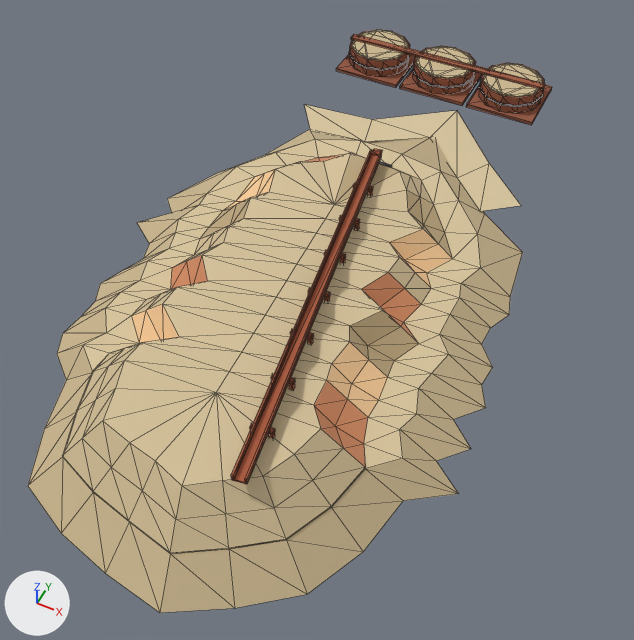
The glTF model public/assets/toycar/set-tailings-dump.glb: old version first, new version second.
Camera for both pictures: a 50 mm lens placed at (8.5, -6.1, 17.8), pointed at (1.1, 8.6, -0.6). Lighting does not change. The marker at lower left points along +X, +Y and +Z. The older version comes first. Mesh edges are drawn as thin lines. Where no turn or scale is listed for an object, it has been applied to the vertices. Vertices at exactly the same position are counted once.

The first picture shows 'dump'.
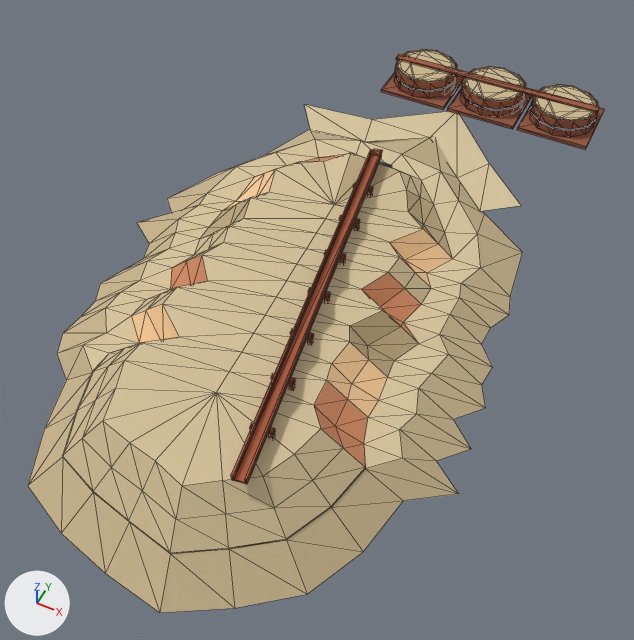
The change in detail:
me_dump is used by ob_dump; location (0.0, 0.0, 0.0).
me_dump had 686 vertices, 1152 faces and spanned x -5.3..6.7, y -0.7..21.7, z -0.1..2.1.
me_dump now has 686 vertices, 1154 faces and spans x -5.3..6.7, y -0.7..21.2, z -0.1..2.1.
me_dump part 1: the loose piece of 8 vertices spanning x -3.4..-1.1, y 19.3..21.7, z 0.0..0.1 is moved by (2.0, -0.5, 0.0).
me_dump part 2: the loose piece of 24 vertices spanning x -3.3..-1.1, y 19.4..21.6, z 0.1..0.7 is moved by (2.0, -0.5, 0.0).
me_dump part 3: the loose piece of 24 vertices spanning x -3.3..-1.2, y 19.5..21.5, z 0.7 is moved by (2.0, -0.5, 0.0).
me_dump part 4: the loose piece of 24 vertices spanning x -3.4..-1.1, y 19.4..21.6, z 0.4 is moved by (2.0, -0.5, 0.0).
me_dump part 5: the loose piece of 8 vertices spanning x -0.9..1.4, y 19.3..21.7, z 0.0..0.1 is moved by (2.0, -0.5, 0.0).
me_dump part 6: the loose piece of 24 vertices spanning x -0.9..1.4, y 19.4..21.6, z 0.1..0.7 is moved by (2.0, -0.5, 0.0).
me_dump part 7: the loose piece of 24 vertices spanning x -0.8..1.3, y 19.5..21.5, z 0.7 is moved by (2.0, -0.5, 0.0).
me_dump part 8: the loose piece of 24 vertices spanning x -0.9..1.4, y 19.4..21.6, z 0.4 is moved by (2.0, -0.5, 0.0).
me_dump part 9: the loose piece of 8 vertices spanning x 1.6..3.9, y 19.3..21.7, z 0.0..0.1 is moved by (2.0, -0.5, 0.0).
me_dump part 10: the loose piece of 24 vertices spanning x 1.6..3.8, y 19.4..21.6, z 0.1..0.7 is moved by (2.0, -0.5, 0.0).
me_dump part 11: the loose piece of 24 vertices spanning x 1.7..3.8, y 19.5..21.5, z 0.7 is moved by (2.0, -0.5, 0.0).
me_dump part 12: the loose piece of 24 vertices spanning x 1.6..3.9, y 19.4..21.6, z 0.4 is moved by (2.0, -0.5, 0.0).
me_dump part 13: the loose piece of 8 vertices spanning x -3.3..3.8, y 20.4..20.6, z 0.7..0.8 is moved by (2.0, -0.5, 0.0).

Location of each change, [x1, y1, x2, y2] in pixels of the pictures (634 x 640 px; the box of a moved part takes in the faces that stretch with it):
'dump', reshaped (10% wider)
    before: [28, 30, 552, 613]
    after: [28, 49, 605, 613]
part 1 of me_dump, moved or reshaped
    before: [336, 54, 416, 87]
    after: [381, 74, 464, 109]
part 2 of me_dump, moved or reshaped
    before: [349, 30, 410, 77]
    after: [394, 49, 457, 98]
part 3 of me_dump, moved or reshaped
    before: [352, 30, 408, 61]
    after: [397, 49, 455, 82]
part 4 of me_dump, moved or reshaped
    before: [349, 51, 409, 71]
    after: [394, 72, 456, 92]
part 5 of me_dump, moved or reshaped
    before: [400, 69, 482, 106]
    after: [448, 89, 532, 129]
part 6 of me_dump, moved or reshaped
    before: [413, 46, 476, 95]
    after: [460, 66, 526, 117]
part 7 of me_dump, moved or reshaped
    before: [416, 46, 474, 79]
    after: [465, 67, 524, 101]
part 8 of me_dump, moved or reshaped
    before: [413, 67, 475, 88]
    after: [461, 82, 525, 111]
part 9 of me_dump, moved or reshaped
    before: [466, 85, 552, 125]
    after: [517, 105, 605, 149]
part 10 of me_dump, moved or reshaped
    before: [479, 63, 544, 114]
    after: [530, 84, 598, 137]
part 11 of me_dump, moved or reshaped
    before: [483, 63, 542, 97]
    after: [535, 85, 596, 121]
part 12 of me_dump, moved or reshaped
    before: [479, 78, 543, 107]
    after: [531, 102, 597, 131]
part 13 of me_dump, moved or reshaped
    before: [351, 34, 545, 90]
    after: [396, 54, 600, 113]
